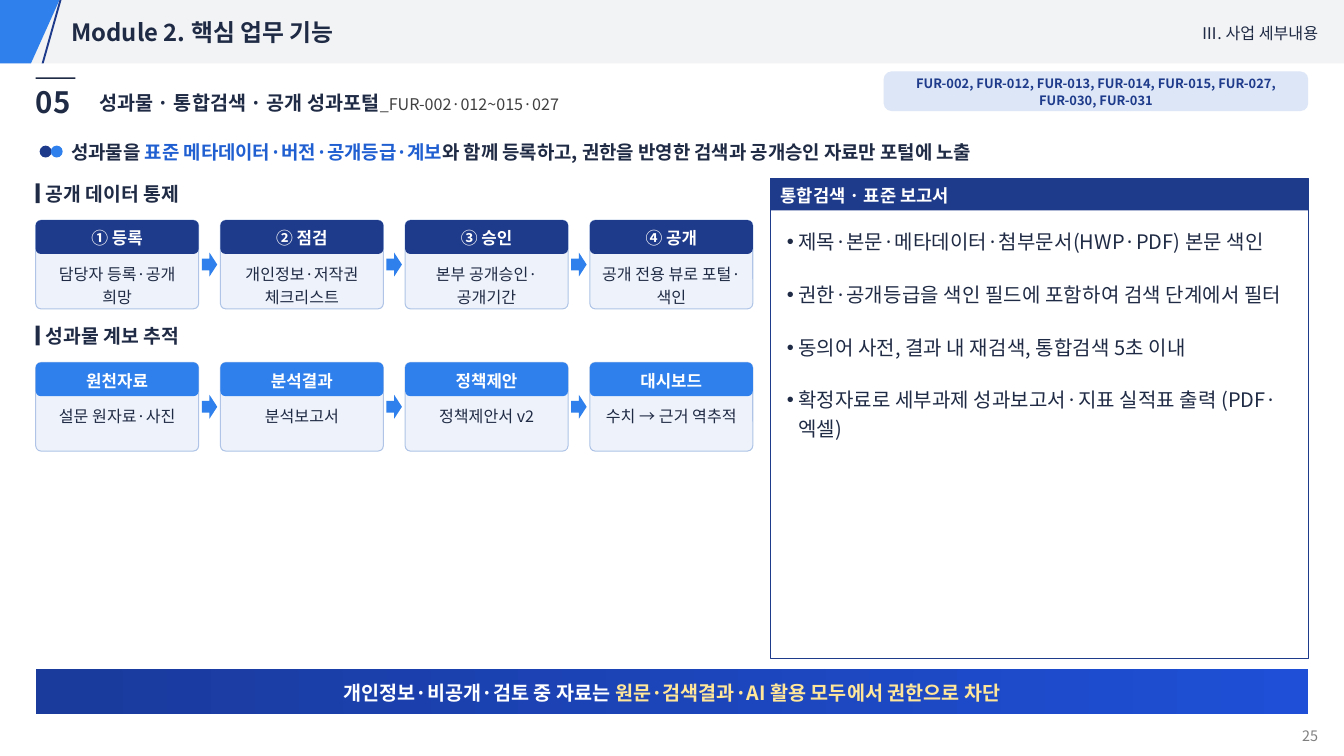
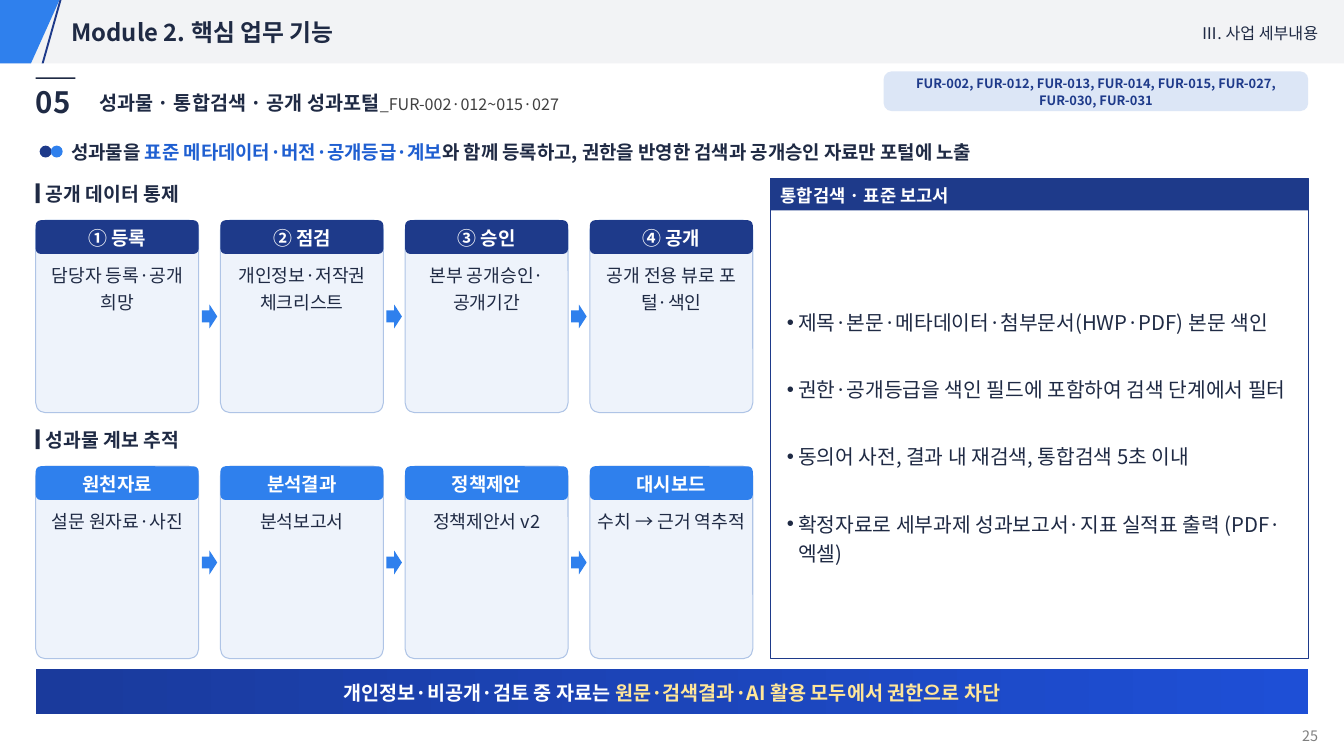
Before and after one commit to hwangsteeve-tech/hbjw, a slide deck: slide 25 of proposals/2026-10_pnu-ai-platform/발표자료.pptx. Drawn at 1344x756 pixels with LibreOffice and Linux fonts; fonts in the diff are those of the drawing. Boxes give left, top, right and bottom in pixels: in the first picture for what was removed or moved away, otherwise in the second. Text is boxed around its words. In the diff, an @@ line names an element or a change of style, - is before the commit and + after.

```diff
--- a/proposals/2026-10_pnu-ai-platform/발표자료.pptx
+++ b/proposals/2026-10_pnu-ai-platform/발표자료.pptx
@@ rounded rectangle: place and size @@
-rounded rectangle at (35,221,199,310)
+rounded rectangle at (35,221,199,413)
@@ rounded rectangle: place and size @@
-rounded rectangle at (221,221,384,310)
+rounded rectangle at (221,221,384,413)
@@ rounded rectangle: place and size @@
-rounded rectangle at (405,221,569,310)
+rounded rectangle at (405,221,569,413)
@@ rounded rectangle: place and size @@
-rounded rectangle at (590,221,753,310)
+rounded rectangle at (590,221,753,413)
@@ text "제목·본문·메타데이터·첨부문서(HWP·PDF) 본문 색인" at (798,313,1285,565): size 14.4 to 14.5 pt; more space between paragraphs; vertical alignment top to middle @@
@@ 3 right arrows: place and size @@
-3 right arrows at (202,253,587,277)
+3 right arrows at (202,304,587,329)
@@ 4 rounded rectangles, 1 text, 1 rectangle: place and size @@
-4 rounded rectangles, 1 text, 1 rectangle at (35,326,753,396)
+4 rounded rectangles, 1 text, 1 rectangle at (35,430,753,500)
@@ rounded rectangle: place and size @@
-rounded rectangle at (35,363,199,452)
+rounded rectangle at (35,467,199,659)
@@ rounded rectangle: place and size @@
-rounded rectangle at (221,363,384,452)
+rounded rectangle at (221,467,384,659)
@@ rounded rectangle: place and size @@
-rounded rectangle at (405,363,569,452)
+rounded rectangle at (405,467,569,659)
@@ size 12.1 to 13.5 pt in 8 elements at (35,221,199,254), (221,221,384,254), (405,221,569,254), (590,221,753,254), (35,467,199,500), (221,467,384,500), (405,467,569,500), (590,467,753,500) @@
@@ rounded rectangle: place and size @@
-rounded rectangle at (590,363,753,452)
+rounded rectangle at (590,467,753,659)
@@ text "설문 원자료·사진": place and size @@
-text "설문 원자료·사진" at (59,408,175,424)
+text "설문 원자료·사진" at (52,513,183,530)
@@ text "분석보고서": place and size @@
-text "분석보고서" at (265,408,339,424)
+text "분석보고서" at (260,513,344,530)
@@ text "정책제안서 v2": place and size @@
-text "정책제안서 v2" at (439,408,534,424)
+text "정책제안서 v2" at (433,513,541,530)
@@ size 11.5 to 13 pt in 8 elements at (52,267,183,311), (238,267,365,311), (429,267,544,311), (607,267,736,311), (52,513,183,530), (260,513,344,530), (433,513,541,530), (598,513,745,530) @@
@@ text "수치 → 근거 역추적": place and size @@
-text "수치 → 근거 역추적" at (606,408,736,424)
+text "수치 → 근거 역추적" at (598,513,745,530)
@@ 3 right arrows: place and size @@
-3 right arrows at (202,395,587,419)
+3 right arrows at (202,551,587,575)
```
Also in this commit, not shown: 17 other slides changed, 7 other files.
